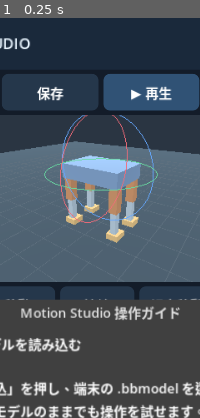
Above: before the commit, frame 1.
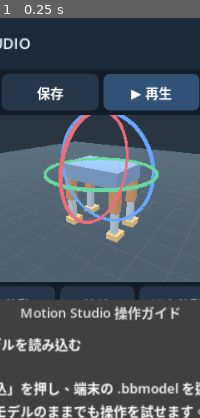
Above: after the commit, the same moment.

Repository: shejklgaia-png/Motion_studio
Game: Godot game, scene res://Main.tscn
Same seed, same stepped clock (60 frames per second), same inputs: the game is played once before the commit and once after it.
Inputs:
- Up to frame 1 (0.25 s): no input
The pictures show only the part of the screen within x 25-75%, y 0-50%; the shares and areas given below are measured in that part.

The runs differ from the first frame. In frame 1, 3.2% of the frame differs, in the area x 21-80%, y 24-52%.

Commit message:
Thicken joint rotation circles into camera-facing touch-friendly ribbons

Diff:
--- a/scripts/MotionGizmo.gd
+++ b/scripts/MotionGizmo.gd
@@ -60,6 +60,16 @@
 	var height: float = maxf(float(view_camera.get_viewport().size.y), 1.0)
 	radius = maxf(0.025, 2.0 * distance * tan(deg_to_rad(view_camera.fov) * 0.5) * radius_pixels / height)
 
+func _draw_thick_segment(a: Vector3, b: Vector3, half_width: float) -> void:
+	var direction: Vector3 = (b - a).normalized()
+	var toward_eye: Vector3 = (view_camera.global_position - (a + b) * 0.5).normalized()
+	var normal: Vector3 = direction.cross(toward_eye)
+	if normal.length_squared() < 0.00001:
+		normal = direction.cross(Vector3.UP if absf(direction.y) < 0.9 else Vector3.RIGHT)
+	normal = normal.normalized() * half_width
+	for p in [a - normal, a + normal, b + normal, a - normal, b + normal, b - normal]:
+		mesh.surface_add_vertex(p)
+
 func draw_handles() -> void:
 	if mesh == null:
 		return
@@ -70,7 +80,7 @@
 	var axes := _axes()
 	for i in range(3):
 		var normal: Vector3 = axes[i]
-		mesh.surface_begin(Mesh.PRIMITIVE_LINES, material)
+		mesh.surface_begin(Mesh.PRIMITIVE_TRIANGLES if tool == "回転" else Mesh.PRIMITIVE_LINES, material)
 		mesh.surface_set_color(HOT if selected_axis == i else COLORS[i])
 		if tool == "回転":
 			var dirs := _plane_vectors(normal)
@@ -78,8 +88,7 @@
 			for n in range(1, 73):
 				var angle: float = TAU * float(n) / 72.0
 				var current: Vector3 = gizmo_center + (dirs[0] * cos(angle) + dirs[1] * sin(angle)) * radius
-				mesh.surface_add_vertex(prev)
-				mesh.surface_add_vertex(current)
+				_draw_thick_segment(prev, current, radius * 0.029)
 				prev = current
 		else:
 			var tip: Vector3 = gizmo_center + normal * radius
